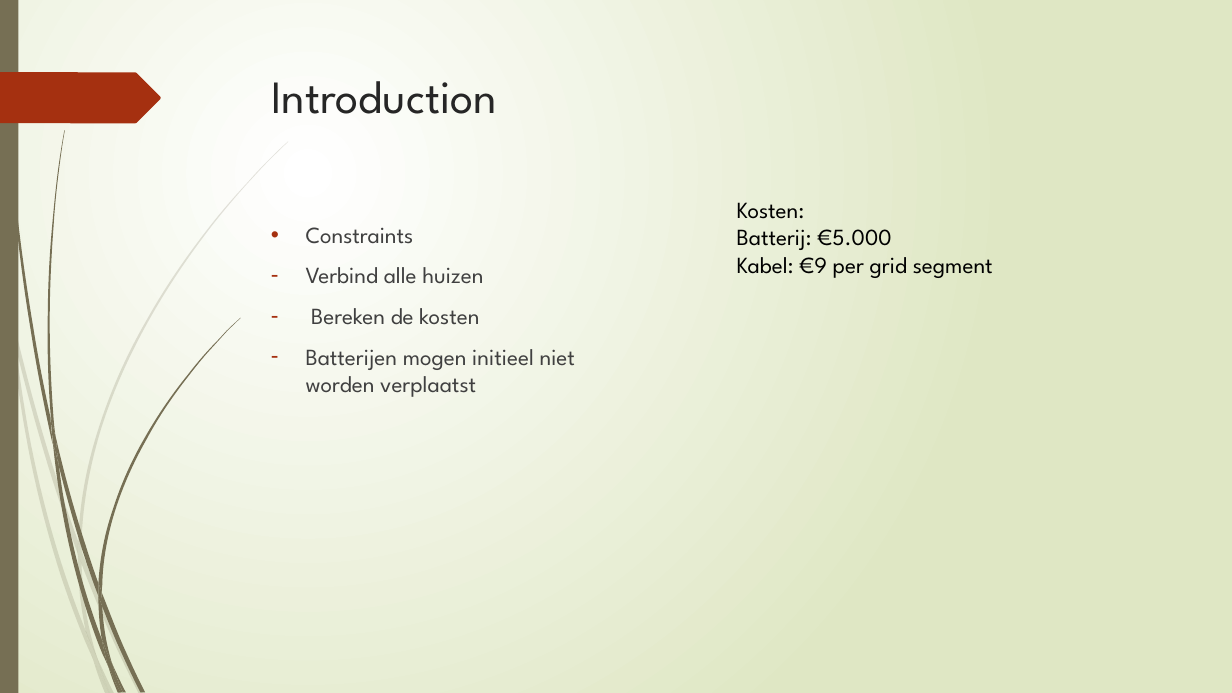
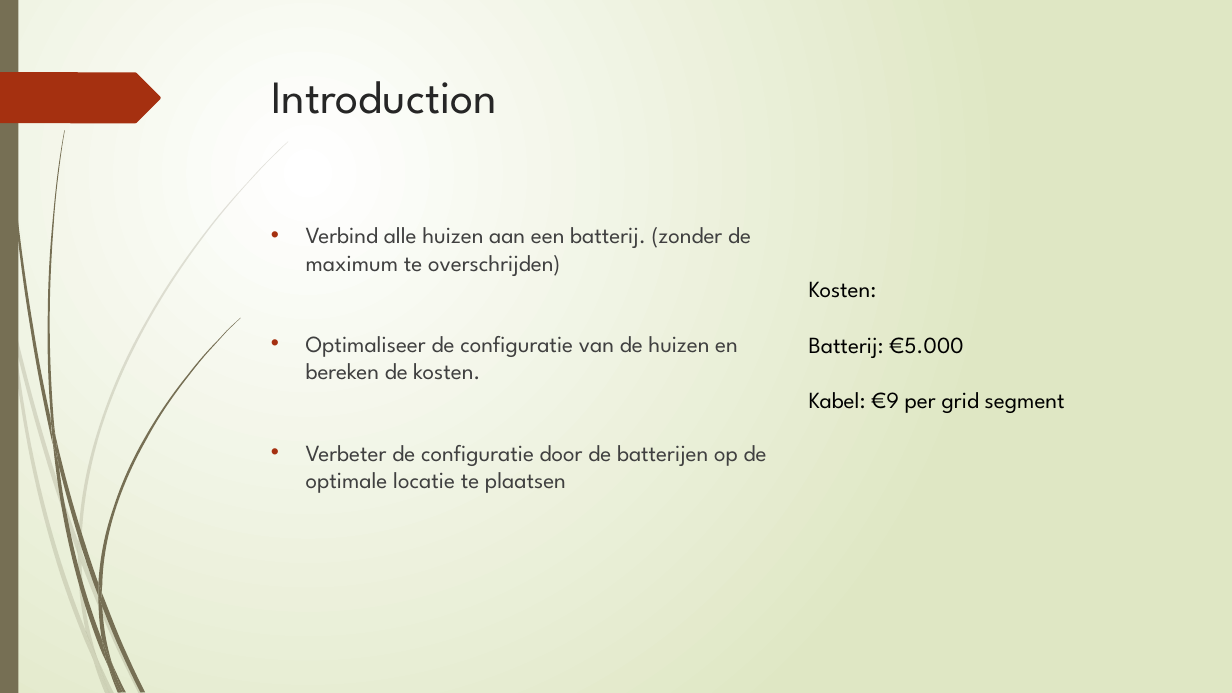
Before and after one commit to broekm006/SmartGrid, a slide deck: slide 3 of Final_V2.pptx. Drawn at 1232x693 pixels with LibreOffice and Linux fonts; fonts in the diff are those of the drawing. Boxes give left, top, right and bottom in pixels: in the first picture for what was removed or moved away, otherwise in the second. Text is boxed around its words. In the diff, an @@ line names an element or a change of style, - is before the commit and + after.

Commit message:
updated pp

```diff
--- a/Final_V2.pptx
+++ b/Final_V2.pptx
@@ text at (306,227,767,493): text changed @@
-• Constraints
-– Verbind alle huizen
-– Bereken de kosten
-– Batterijen mogen initieel niet worden verplaatst
+• Verbind alle huizen aan een batterij. (zonder de maximum te overschrijden)
+• Optimaliseer de configuratie van de huizen en bereken de kosten.
+• Verbeter de configuratie door de batterijen op de optimale locatie te plaatsen
@@ text "Kosten:" rewrapped from (737,202,993,278) to (809,281,1065,413) @@
```
Also in this commit, not shown: 9 other slides changed.
